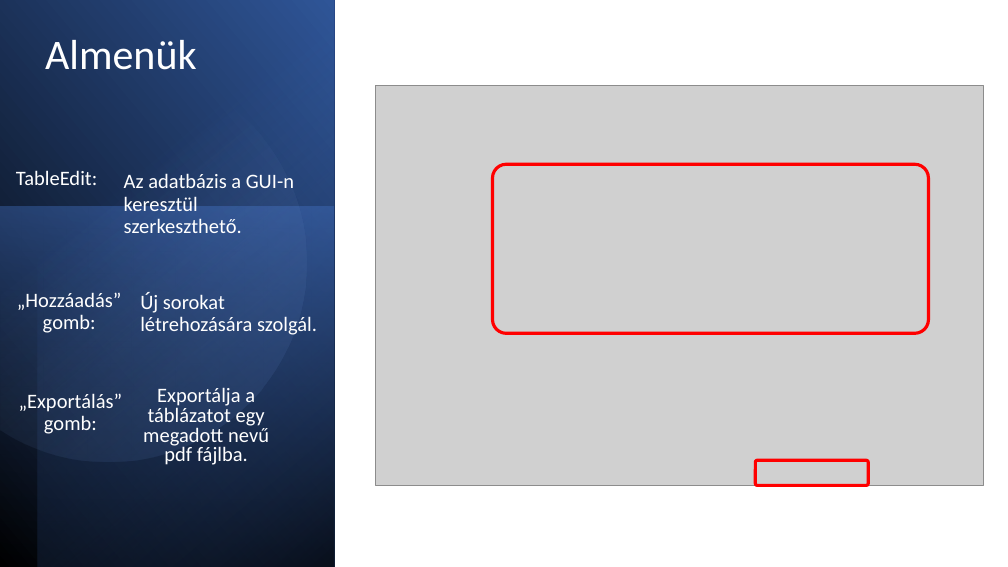
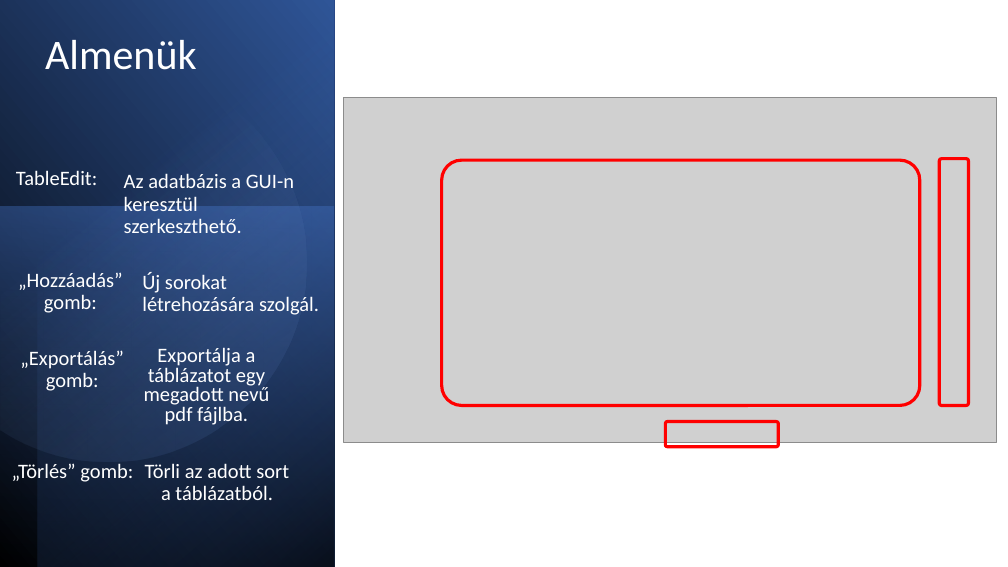
Before and after one commit to bala1228/Szoftver-Projekt, a slide deck: slide 5 of SFM_Projekt_Áttekintés_2.pptx. Drawn at 1008x567 pixels with LibreOffice and Linux fonts; fonts in the diff are those of the drawing; grey boxes stand for pictures. Boxes give left, top, right and bottom in pixels: in the first picture for what was removed or moved away, otherwise in the second. Text is boxed around its words. In the diff, an @@ line names an element or a change of style, - is before the commit and + after.

Commit message:
Update 3 on ppt2

```diff
--- a/SFM_Projekt_Áttekintés_2.pptx
+++ b/SFM_Projekt_Áttekintés_2.pptx
@@ picture: place and size @@
-picture at [376,86,983,486]
+picture at [344,98,997,442]
@@ rounded rectangle: place and size @@
-rounded rectangle at [493,164,929,333]
+rounded rectangle at [442,160,920,406]
@@ rounded rectangle added at [939,159,969,405], outline #FF0000 3 pt @@
@@ text "„Hozzáadás” gomb:": place and size @@
-text "„Hozzáadás” gomb:" at [17,292,122,333]
+text "„Hozzáadás” gomb:" at [18,272,123,313]
@@ text "Új sorokat létrehozására szolgál.": place and size @@
-text "Új sorokat létrehozására szolgál." at [140,292,317,335]
+text "Új sorokat létrehozására szolgál." at [142,272,319,315]
@@ text "„Exportálás” gomb:": place and size @@
-text "„Exportálás” gomb:" at [19,393,123,434]
+text "„Exportálás” gomb:" at [20,350,124,391]
@@ text "Exportálja a táblázatot egy megadott ...": place and size @@
-text "Exportálja a táblázatot egy megadott ..." at [143,387,269,465]
+text "Exportálja a táblázatot egy megadott ..." at [144,347,269,425]
@@ rounded rectangle: place and size @@
-rounded rectangle at [755,461,868,485]
+rounded rectangle at [665,422,778,447]
@@ text added at [12,463,133,482], 19.5 pt, text #FFFFFF @@
+„Törlés” gomb:
@@ text added at [145,463,289,500], 19.5 pt, text #FFFFFF @@
+Törli az adott sort a táblázatból.
```
Also in this commit, not shown: 2 other slides changed, 1 slide added.
